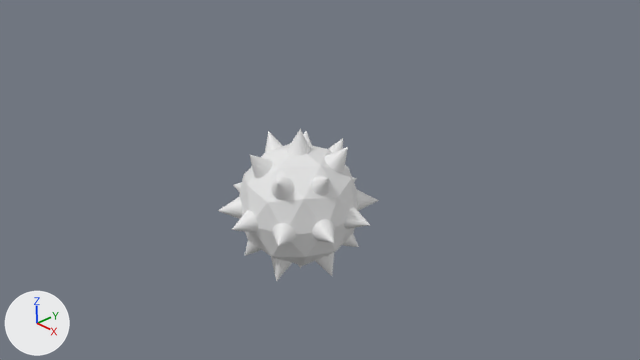
The Blender file MarballsUnity/Assets/Resources/Models/spikeBall.blend as it was, and as the next commit left it.
The view is the same before and after, from the file's camera 'Camera'. The lights are fixed; the arrows at lower left show +X, +Y and +Z.

The older version as bpy lines, for what is in view:
```python
me_icosphere = bpy.data.meshes.new('Icosphere')
me_icosphere.from_pydata(...)  # an icosphere of 80 faces spanning x -0.95..0.95, y -1.0..1.0, z -1.0..1.0
ob_icosphere = bpy.data.objects.new('Icosphere', me_icosphere)
ob_icosphere.location = (0.0, 0.0, 0.0)
```
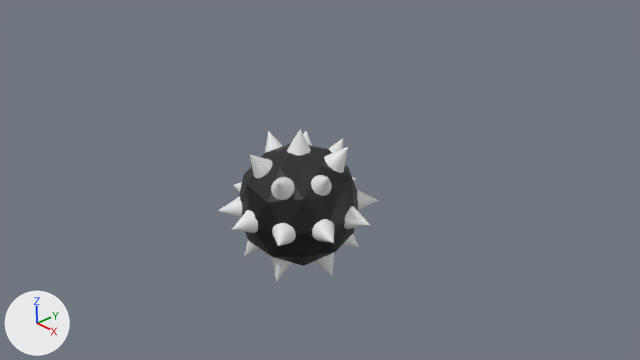
Edits to the bpy script that builds the scene:
```text
Add img_cannontexture_jpg:
    img_cannontexture_jpg = load_image('CannonTexture.jpg', '../Textures/Object/CannonTexture.jpg', 2560, 1600, 'sRGB')
Add mat_cannontexture_jpg:
    mat_cannontexture_jpg = principled_material('CannonTexture.jpg')
    mat_cannontexture_jpg.texture = img_cannontexture_jpg
Change me_icosphere:
    where me_icosphere.from_pydata(...)  # 42 vertices, 80 faces; spans x -0.95..0.95, y -1.0..1.0, z -1.0..1.0
    add me_icosphere.materials.append(mat_cannontexture_jpg)  # picture img_cannontexture_jpg
```

What differs and where, as boxes (x1, y1, x2, y2) in the pictures (640 x 360 px):
'Icosphere', recoloured (white to black): (239, 143, 358, 266) in both
